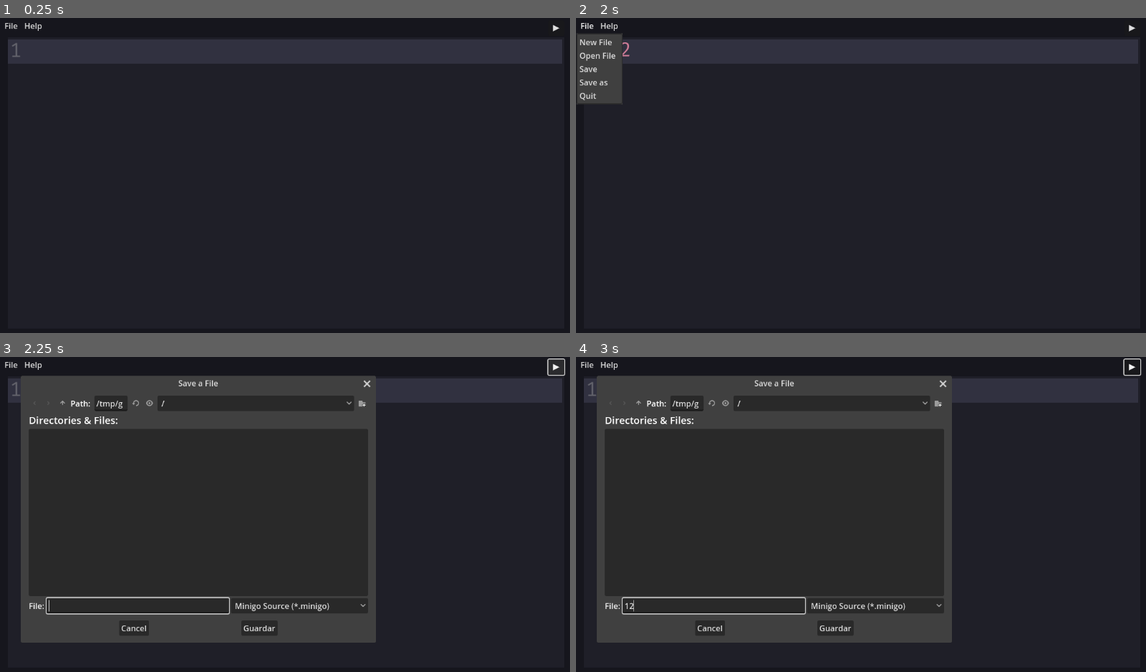
Above: before the commit, frames 1-4 (two rows, left to right).
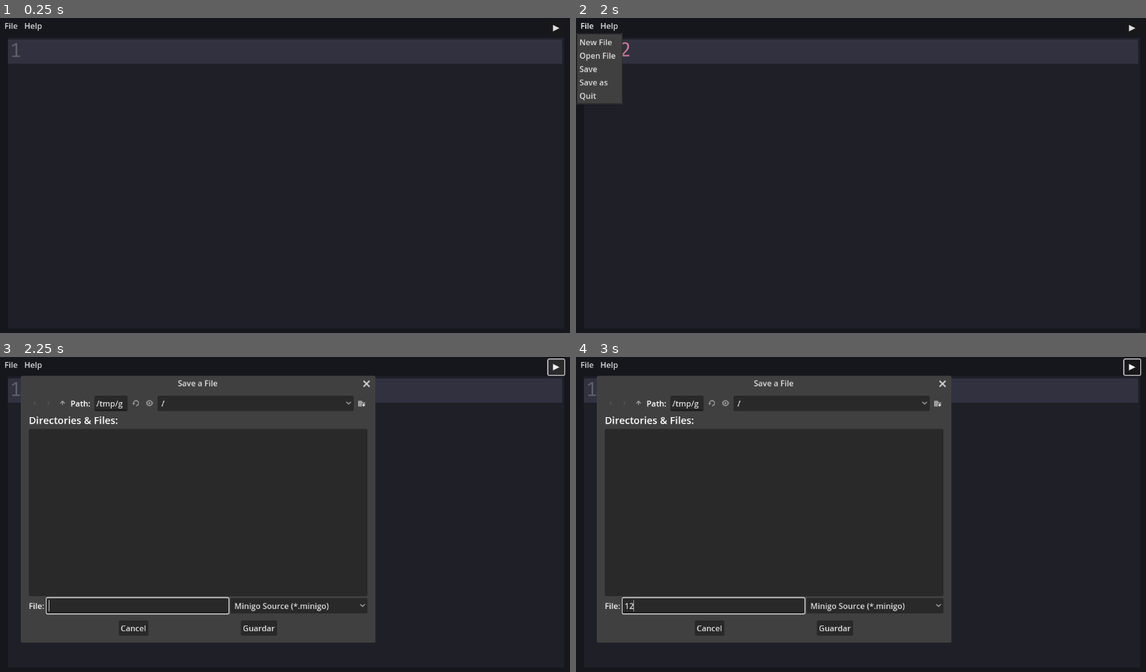
Above: after the commit, the same moments.

Repository: mortalcr/Tronchaeditor
Game: Godot game, scene res://mainsc.tscn
The game is run twice, just before and just after one commit, with the same random seed, the same clock (stepped at 60 frames per second) and the same inputs.
Inputs (mouse positions are in pixels of both pictures, inside the frame that each line leads up to):
- Up to frame 1 (0.25 s): no input
- Up to frame 2 (2 s): click (861, 181) at 0.52 s; type "12" at 0.6 s; click "File" at 1.25 s
- Up to frame 3 (2.25 s): click "▶" at 2 s
- Up to frame 4 (3 s): click (712, 605) at 2.77 s; type "12" at 2.85 s

Frames 1-2 are identical in both runs. In frame 3, 0.4% of the frame differs, in the area x 21-66%, y 7-88%; in frame 4, 0.4%.

Commit message:
feat: completion icons

Diff:
--- a/CodeEdit.gd
+++ b/CodeEdit.gd
@@ -47,6 +47,7 @@
 	"uint64": colors["type"],
 	"complex64": colors["type"],
 	"complex128": colors["type"],
+	"float": colors["type"],
 	"float32": colors["type"],
 	"float64": colors["type"],
 	"string": colors["type"],
@@ -74,6 +75,9 @@
 func to_color(color: String) -> Color:
 	return Color.from_string(color, "#ff0000");
 
+const FUNCTION = preload("res://function.png")
+const VARIABLE = preload("res://variable.png")
+
 func code_completion():
 	code_completion_enabled = true
 	text_changed.connect(func():
@@ -96,53 +100,38 @@
 				word = word.substr(last_newline + 1)
 		word = word.strip_edges()
 		var completions = {
-			"func": "func FuncName() {};",
-			"main": "func main() {};",
-			"return": "return",
-			"if": "if {};",
-			"else": "else {};",
-			"package": "package",
-			"var": "var",
-			"const": "const",
-			"switch": "switch() {};",
-			"continue": "continue",
-			"break": "break",
-			"for": "for ; ; {};",
-			"type": "type Name {};",
-			"struct": "struct {}",
-			"default": "default",
-			"case": "case",
-			"print": "print();",
-			"println": "println();",
-			"append": "append();",
-			"cap": "cap();",
-			"len": "len();",
-			"panic": "panic();",
-			"int": "int",
-			"int8": "int8",
-			"int16": "int16",
-			"int32": "int32",
-			"int64": "int64",
-			"uint": "uint",
-			"uint8": "uint8",
-			"uint16": "uint16",
-			"uint32": "uint32",
-			"uint64": "uint64",
-			"complex64": "complex64",
-			"complex128": "complex128",
-			"float32": "float32",
-			"float64": "float64",
-			"string": "string",
-			"bool": "bool",
-			"error": "error();",
+			"func": {"kind": CodeEdit.KIND_FUNCTION, "insert": "func FuncName() {};", "image": FUNCTION},
+			"return": {"kind": CodeEdit.KIND_PLAIN_TEXT, "insert": "return", "image": VARIABLE},
+			"if": {"kind": CodeEdit.KIND_PLAIN_TEXT, "insert": "if {};", "image": VARIABLE},
+			"else": {"kind": CodeEdit.KIND_PLAIN_TEXT, "insert": "else {};", "image": VARIABLE},
+			"package": {"kind": CodeEdit.KIND_PLAIN_TEXT, "insert": "package", "image": VARIABLE},
+			"var": {"kind": CodeEdit.KIND_PLAIN_TEXT, "insert": "var", "image": VARIABLE},
+			"const": {"kind": CodeEdit.KIND_PLAIN_TEXT, "insert": "const", "image": VARIABLE},
+			"switch": {"kind": CodeEdit.KIND_PLAIN_TEXT, "insert": "switch() {};", "image": VARIABLE},
+			"continue": {"kind": CodeEdit.KIND_PLAIN_TEXT, "insert": "continue", "image": VARIABLE},
+			"break": {"kind": CodeEdit.KIND_PLAIN_TEXT, "insert": "break", "image": VARIABLE},
+			"for": {"kind": CodeEdit.KIND_PLAIN_TEXT, "insert": "for ; ; {};", "image": VARIABLE},
+			"type": {"kind": CodeEdit.KIND_PLAIN_TEXT, "insert": "type Name {};", "image": VARIABLE},
+			"struct": {"kind": CodeEdit.KIND_PLAIN_TEXT, "insert": "struct {}", "image": VARIABLE},
+			"default": {"kind": CodeEdit.KIND_PLAIN_TEXT, "insert": "default", "image": VARIABLE},
+			"case": {"kind": CodeEdit.KIND_PLAIN_TEXT, "insert": "case", "image": VARIABLE},
+			"print": {"kind": CodeEdit.KIND_FUNCTION, "insert": "print();", "image": FUNCTION},
+			"println": {"kind": CodeEdit.KIND_FUNCTION, "insert": "println();", "image": FUNCTION},
+			"append": {"kind": CodeEdit.KIND_FUNCTION, "insert": "append();", "image": FUNCTION},
+			"cap": {"kind": CodeEdit.KIND_FUNCTION, "insert": "cap();", "image": FUNCTION},
+			"len": {"kind": CodeEdit.KIND_FUNCTION, "insert": "len();", "image": FUNCTION},
+			"panic": {"kind": CodeEdit.KIND_FUNCTION, "insert": "panic();", "image": FUNCTION},
+			"int": {"kind": CodeEdit.KIND_CLASS, "insert": "int", "image": VARIABLE},
+			"string": {"kind": CodeEdit.KIND_CLASS, "insert": "string", "image": VARIABLE},
+			"bool": {"kind": CodeEdit.KIND_CLASS, "insert": "bool", "image": VARIABLE},
+			"error": {"kind": CodeEdit.KIND_CLASS, "insert": "error", "image": VARIABLE},
 		}
 
-		keywords = ["func", "return", "if", "else", "package", "va …(107 unchanged characters)…  "append", "cap", "len", "panic", "int", "int8", "int16", "int32", "int64", "uint", "uint8", "uint16", "uint32", "uint64", "complex64", "complex128", "float32", "float64", "string", "bool", "error"]
-
+		keywords = ["func", "return", "if", "else", "package", "va …(107 unchanged characters)…  "append", "cap", "len", "panic", "int","float", "string", "bool", "error"]
 		for words in keywords:
 			if word.begins_with(words[0]) and words.is_subsequence_of(words):
 				if words in completions:
-					add_code_completion_option(CodeEdit.KIND_PLAIN_TEXT, words, completions[words])
+					add_code_completion_option(completions[words]["kind"], words, completions[words]["insert"],to_color("#dcd7ba"), completions[words]["image"])
 		update_code_completion_options(false)
 	)
 
Binary file added: function.png
Not shown, added: function.png.import
Binary file added: variable.png
Not shown, added: variable.png.import
